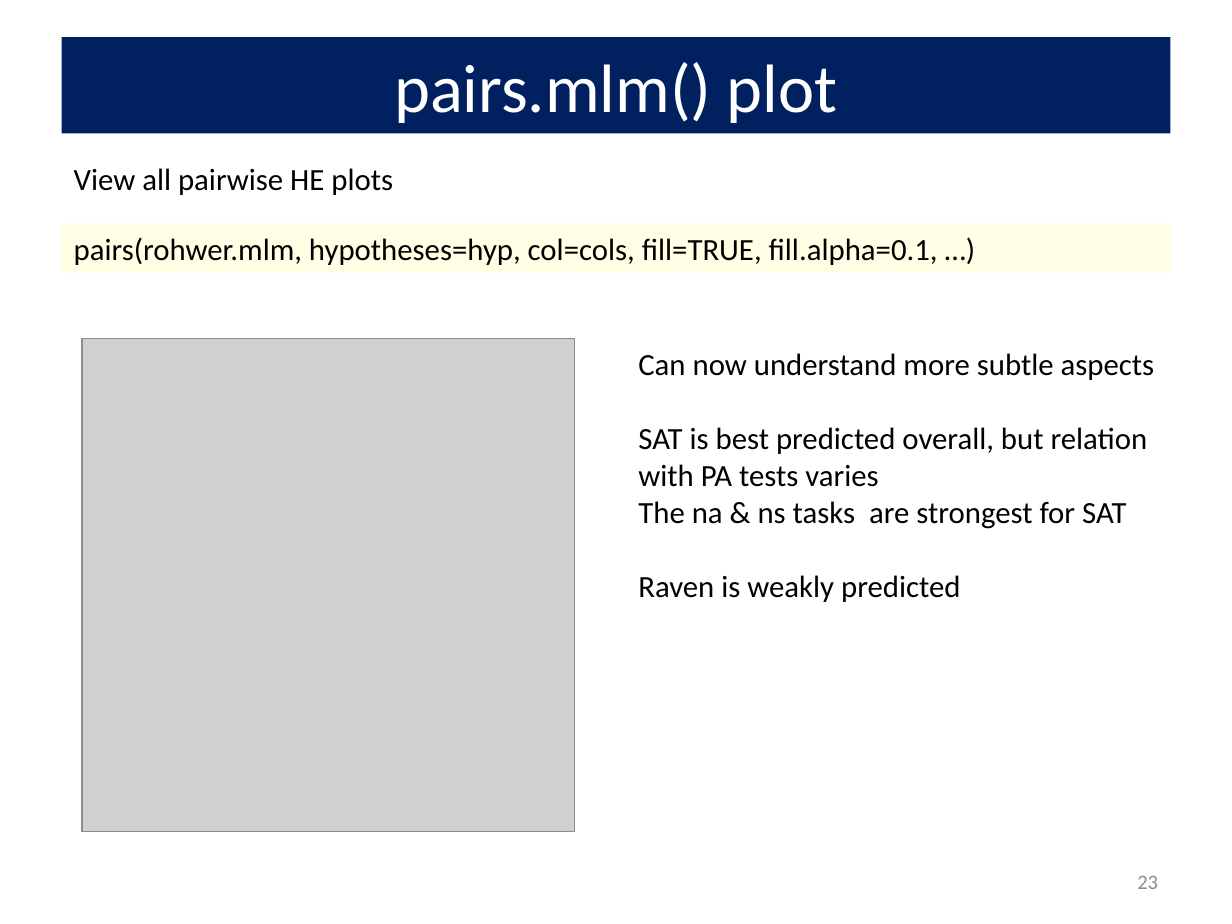
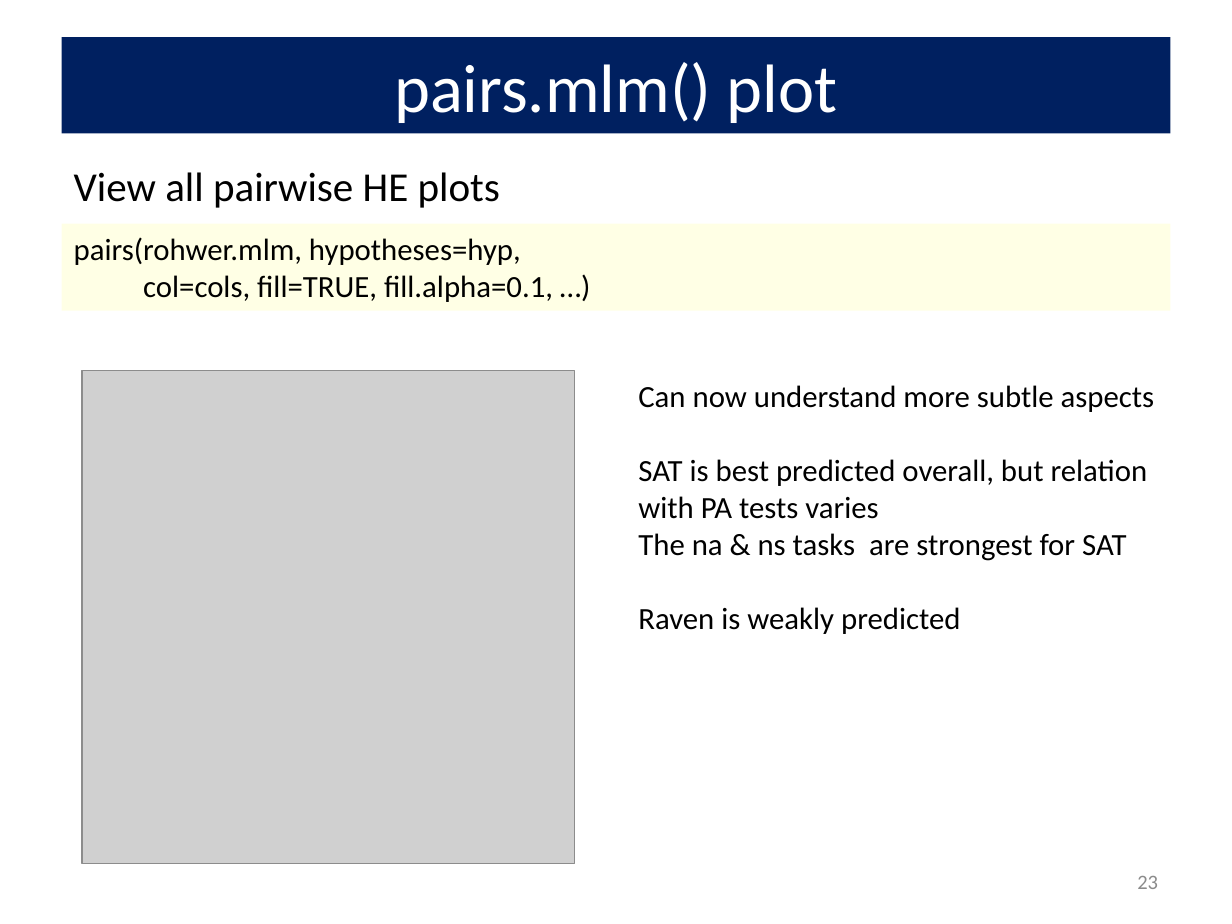
Before and after one commit to friendly/VisMLM-course, a slide deck: slide 23 of lectures/lecture3.pptx. Drawn at 1232x924 pixels with LibreOffice and Linux fonts; fonts in the diff are those of the drawing; grey boxes stand for pictures. Boxes give left, top, right and bottom in pixels: in the first picture for what was removed or moved away, otherwise in the second. Text is boxed around its words. In the diff, an @@ line names an element or a change of style, - is before the commit and + after.

```diff
--- a/lectures/lecture3.pptx
+++ b/lectures/lecture3.pptx
@@ text "View all pairwise HE plots" at (x1=74, y1=172, x2=500, y2=208): size 18 to 24 pt @@
@@ rectangle "pairs(rohwer.mlm, hypotheses=hyp," resized from (x1=62, y1=223, x2=1170, y2=272) to (x1=62, y1=223, x2=1170, y2=310) @@
@@ text in rectangle at (x1=74, y1=237, x2=553, y2=302): text changed @@
-pairs(rohwer.mlm, hypotheses=hyp, col=cols, fill=TRUE, fill.alpha=0.1, …)
+pairs(rohwer.mlm, hypotheses=hyp,
+col=cols, fill=TRUE, fill.alpha=0.1, …)
@@ picture moved from (x1=83, y1=339, x2=575, y2=832) to (x1=83, y1=371, x2=575, y2=864) @@
@@ text "Can now understand more subtle ..." moved from (x1=638, y1=353, x2=1155, y2=602) to (x1=638, y1=385, x2=1155, y2=634) @@
```
Also in this commit, not shown: 4 other slides changed, 3 other files.
